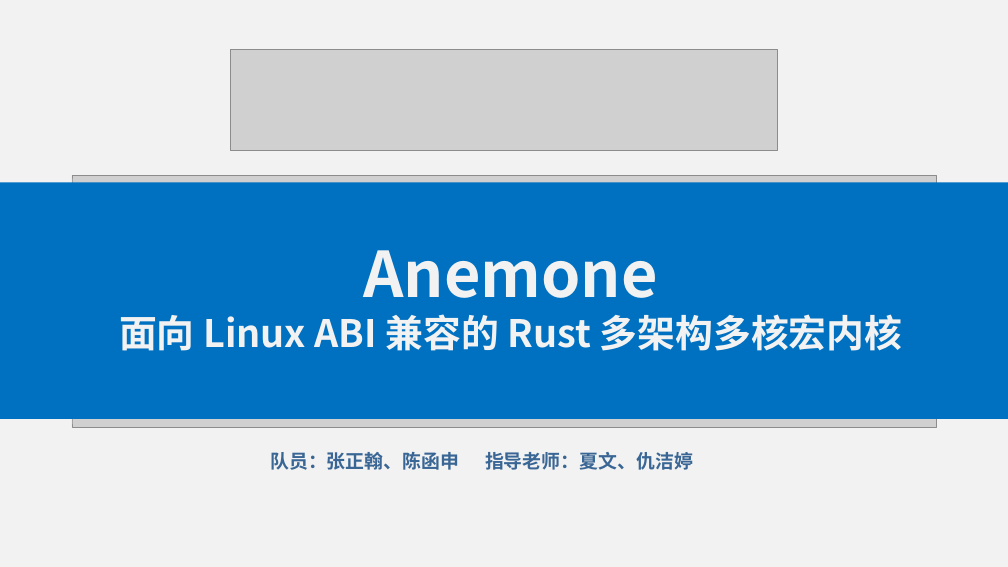
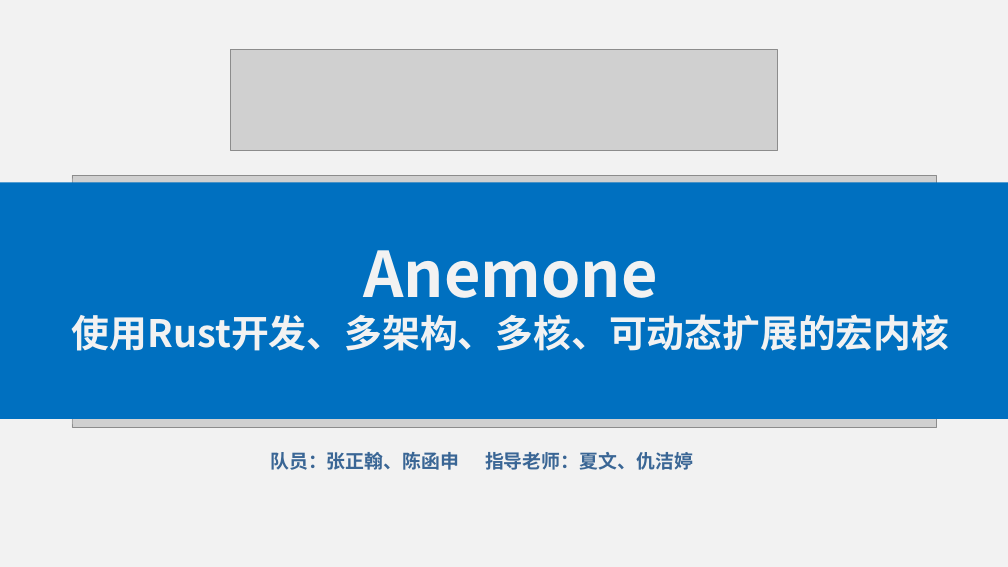
Before and after one commit to anemone-os/anemone, a slide deck: slide 1 of report/ppt/Anemone决赛演示文稿.pptx. Drawn at 1008x567 pixels with LibreOffice and Linux fonts; fonts in the diff are those of the drawing; grey boxes stand for pictures. Boxes give left, top, right and bottom in pixels: in the first picture for what was removed or moved away, otherwise in the second. Text is boxed around its words. In the diff, an @@ line names an element or a change of style, - is before the commit and + after.

```diff
--- a/report/ppt/Anemone决赛演示文稿.pptx
+++ b/report/ppt/Anemone决赛演示文稿.pptx
@@ text at (72,314,949,351): text changed @@
-面向 Linux ABI 兼容的 Rust 多架构多核宏内核
+使用Rust开发、多架构、多核、可动态扩展的宏内核
```
Also in this commit, not shown: 20 other slides changed, 1 slide added, 8 slides removed.
